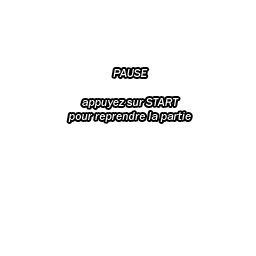
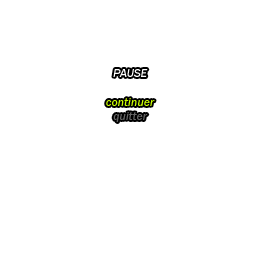
Layers edited between the first and the second 256x256 image:
added layer "PAUSE continuer quitter" (1st of 2) above "PAUSE continuer quitter" over [106, 96, 155, 122]
renamed "PAUSE appuyez sur START pour" to "PAUSE continuer quitter", hid it, painted on it over [68, 96, 191, 122]
